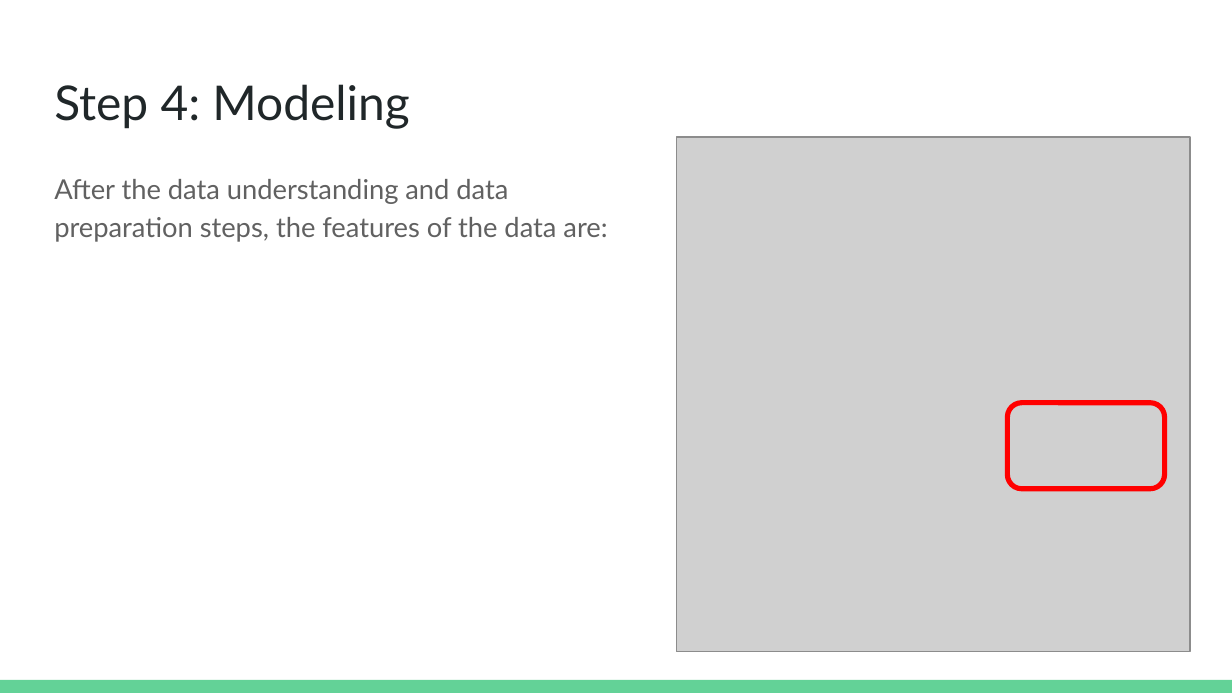
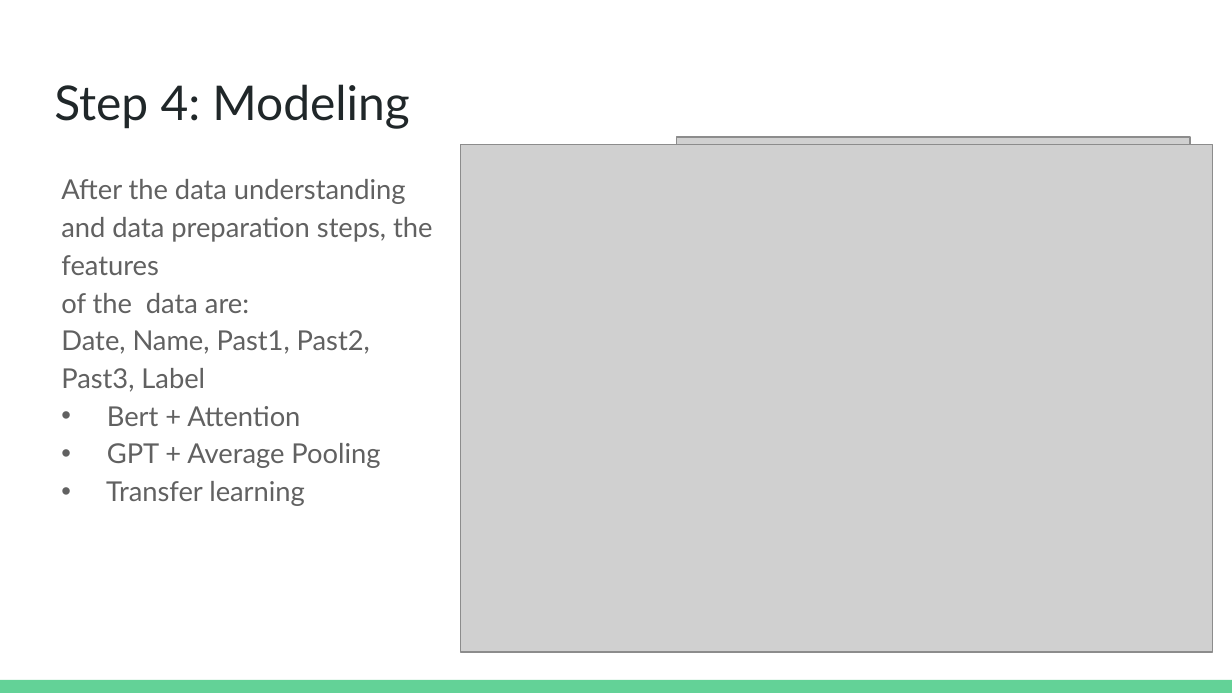
Before and after one commit to AshleyWWW/qhacks2019, a slide deck: slide 6 of Our Presentation.pptx. Drawn at 1232x693 pixels with LibreOffice and Linux fonts; fonts in the diff are those of the drawing; grey boxes stand for pictures. Boxes give left, top, right and bottom in pixels: in the first picture for what was removed or moved away, otherwise in the second. Text is boxed around its words. In the diff, an @@ line names an element or a change of style, - is before the commit and + after.

Commit message:
slides

```diff
--- a/Our Presentation.pptx
+++ b/Our Presentation.pptx
@@ picture added at bbox=[461, 144, 1214, 652] @@
@@ text at bbox=[61, 179, 432, 506]: text changed @@
-After the data understanding and data preparation steps, the features of the data are:
+After the data understanding and data preparation steps, the features
+of the data are:
+Date, Name, Past1, Past2, Past3, Label
+• Bert + Attention
+• GPT + Average Pooling
+• Transfer learning
@@ rounded rectangle removed at bbox=[1008, 403, 1165, 489] @@
```
